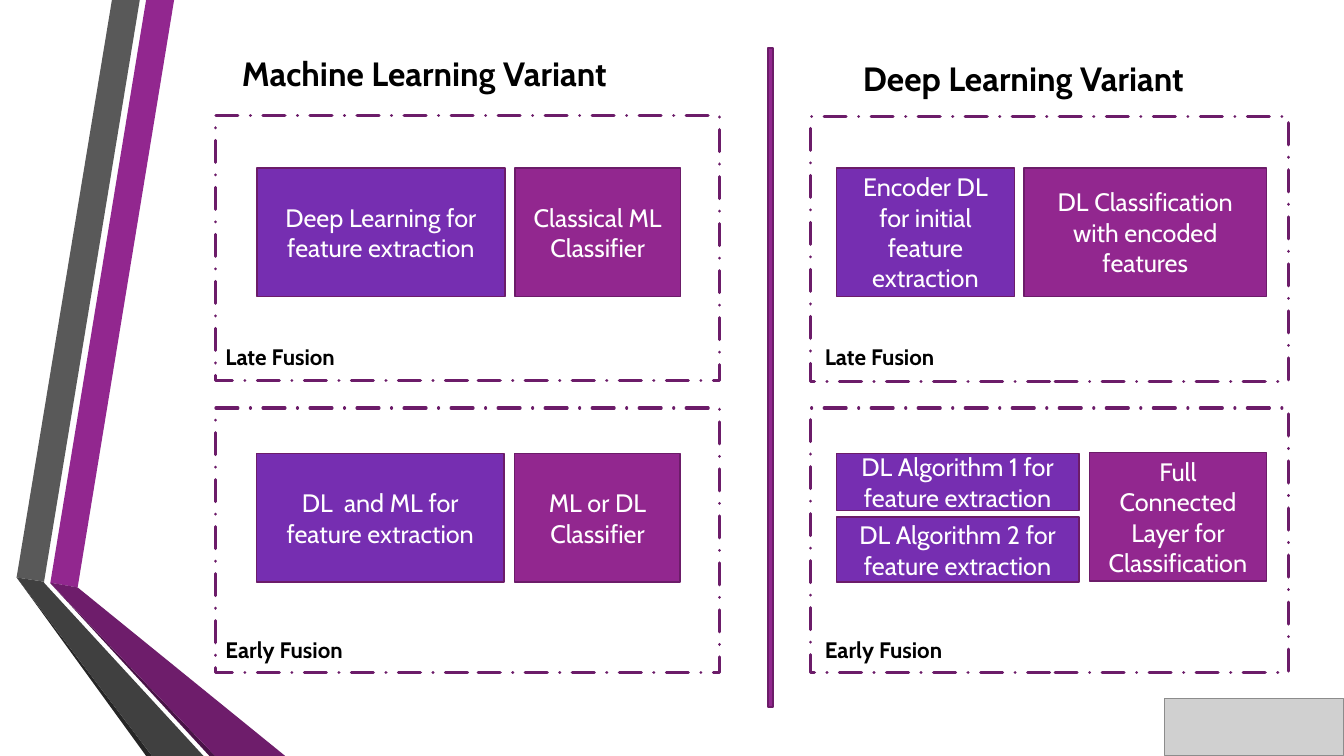
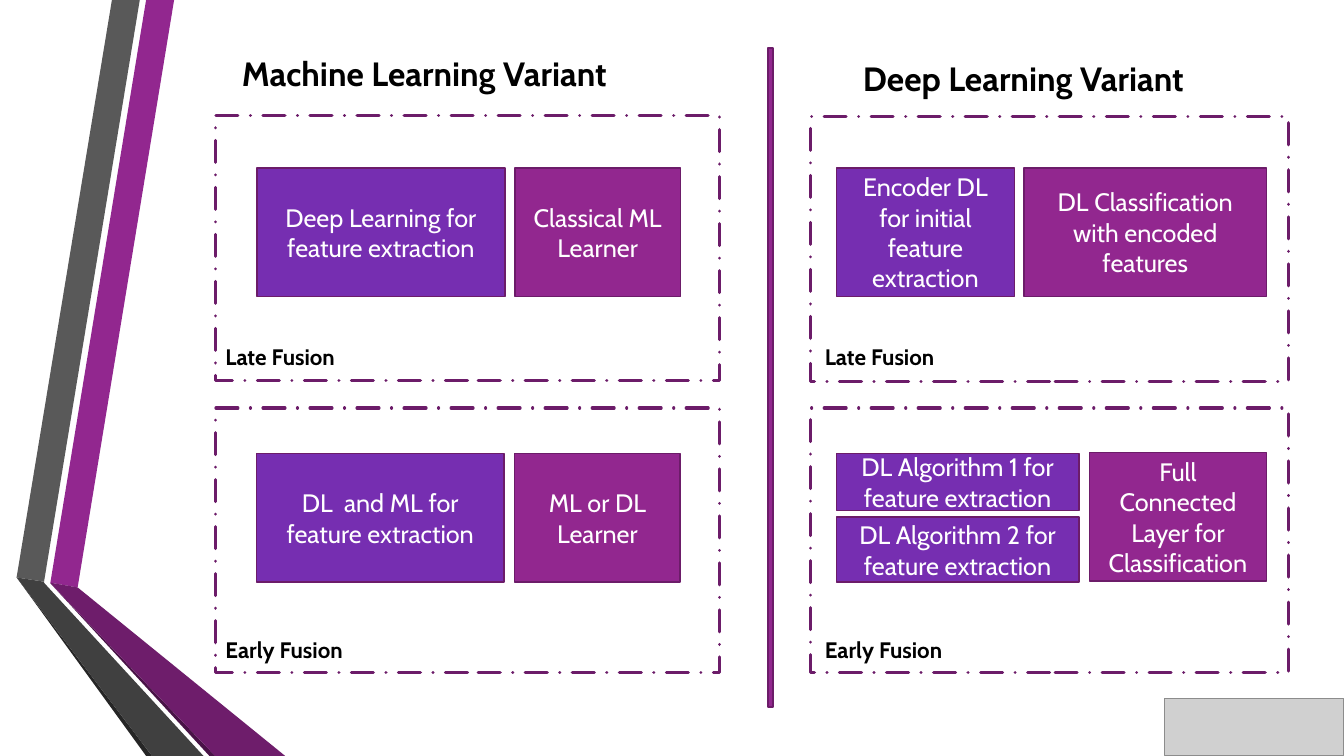
Before and after one commit to adib0073/NUMODRIL, a slide deck: slide 13 of Presentation/GIDS_2020.pptx. Drawn at 1344x756 pixels with LibreOffice and Linux fonts; fonts in the diff are those of the drawing; grey boxes stand for pictures; background and template pictures are left out. Boxes give left, top, right and bottom in pixels: in the first picture for what was removed or moved away, otherwise in the second. Text is boxed around its words. In the diff, an @@ line names an element or a change of style, - is before the commit and + after.

```diff
--- a/Presentation/GIDS_2020.pptx
+++ b/Presentation/GIDS_2020.pptx
@@ text in rectangle at box(534, 208, 662, 258): text changed @@
-Classical ML Classifier
+Classical ML Learner
@@ text in rectangle at box(549, 494, 646, 544): text changed @@
-ML or DL Classifier
+ML or DL Learner
```
Also in this commit, not shown: 7 other slides changed.
